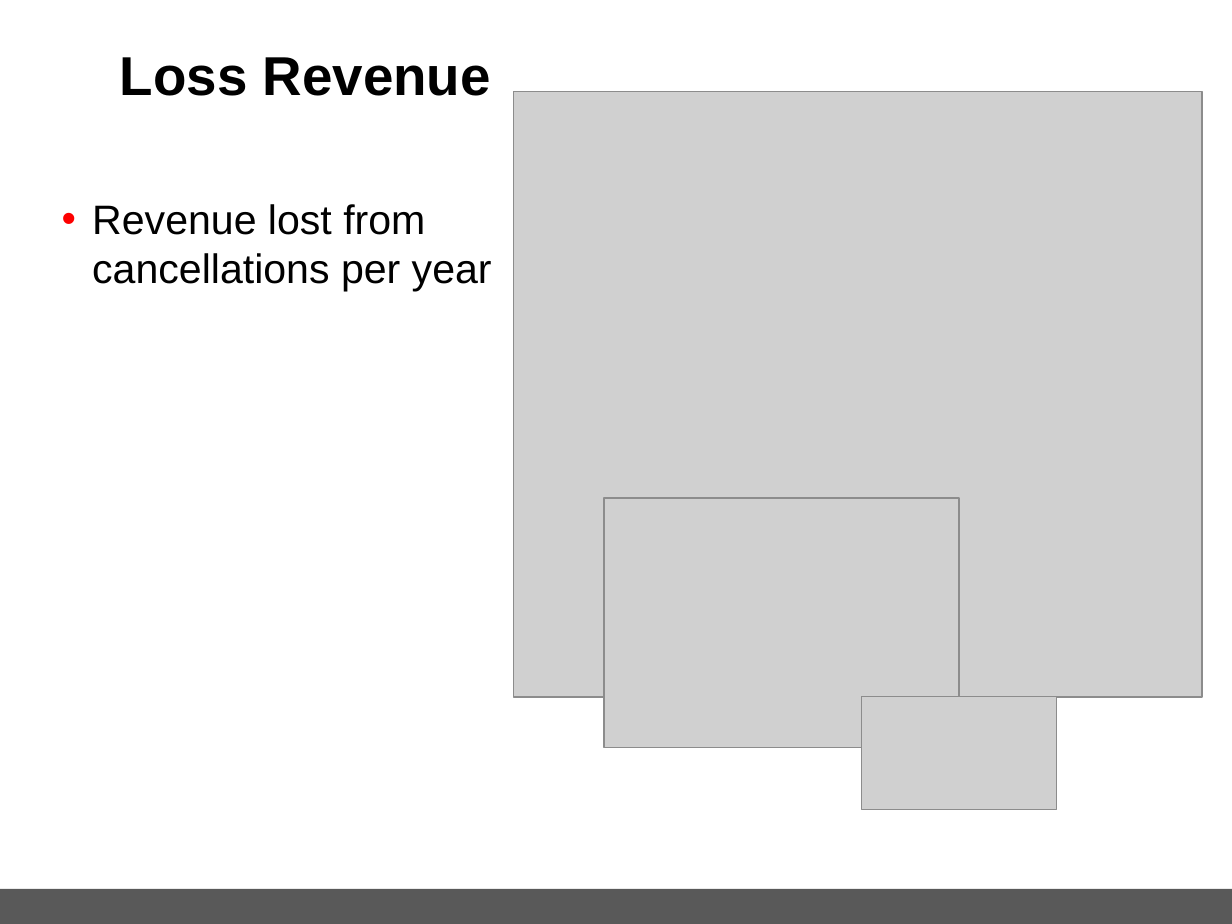
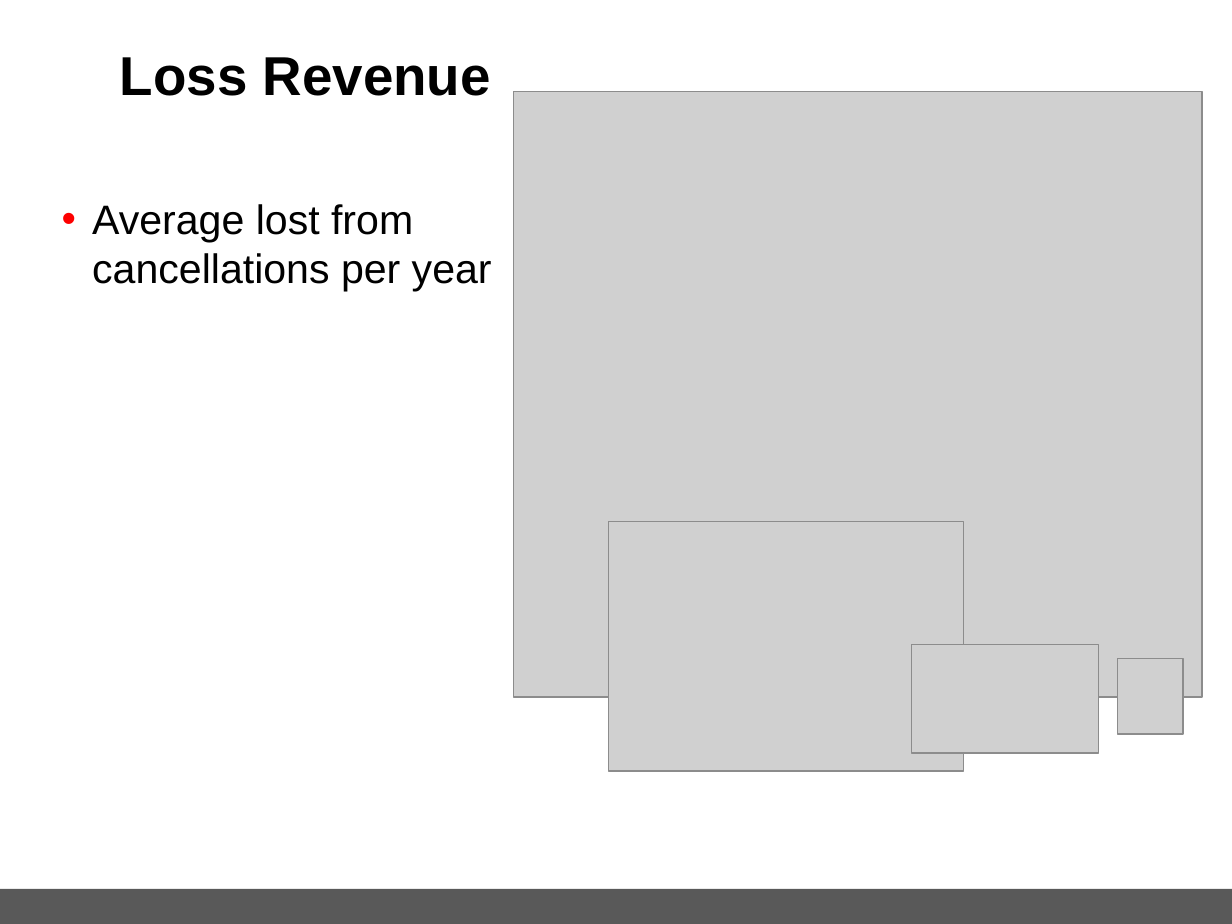
Before and after one commit to spettiett/dsc-capstone-project-v2-online-ds-pt-061019, a slide deck: slide 6 of Capstone_HotelBookingPredition(Final).pptx. Drawn at 1232x924 pixels with LibreOffice and Linux fonts; fonts in the diff are those of the drawing; grey boxes stand for pictures; background and template pictures are left out. Boxes give left, top, right and bottom in pixels: in the first picture for what was removed or moved away, otherwise in the second. Text is boxed around its words. In the diff, an @@ line names an element or a change of style, - is before the commit and + after.

```diff
--- a/Capstone_HotelBookingPredition(Final).pptx
+++ b/Capstone_HotelBookingPredition(Final).pptx
@@ text at box(92, 204, 492, 292): text changed @@
-• Revenue lost from cancellations per year
+• Average lost from cancellations per year
@@ picture: place and size @@
-picture at box(604, 498, 958, 748)
+picture at box(609, 521, 963, 771)
@@ picture: place and size @@
-picture at box(862, 696, 1057, 809)
+picture at box(912, 644, 1099, 753)
@@ picture added at box(1117, 659, 1183, 734) @@
```
Also in this commit, not shown: 5 other slides changed, 15 other files.
